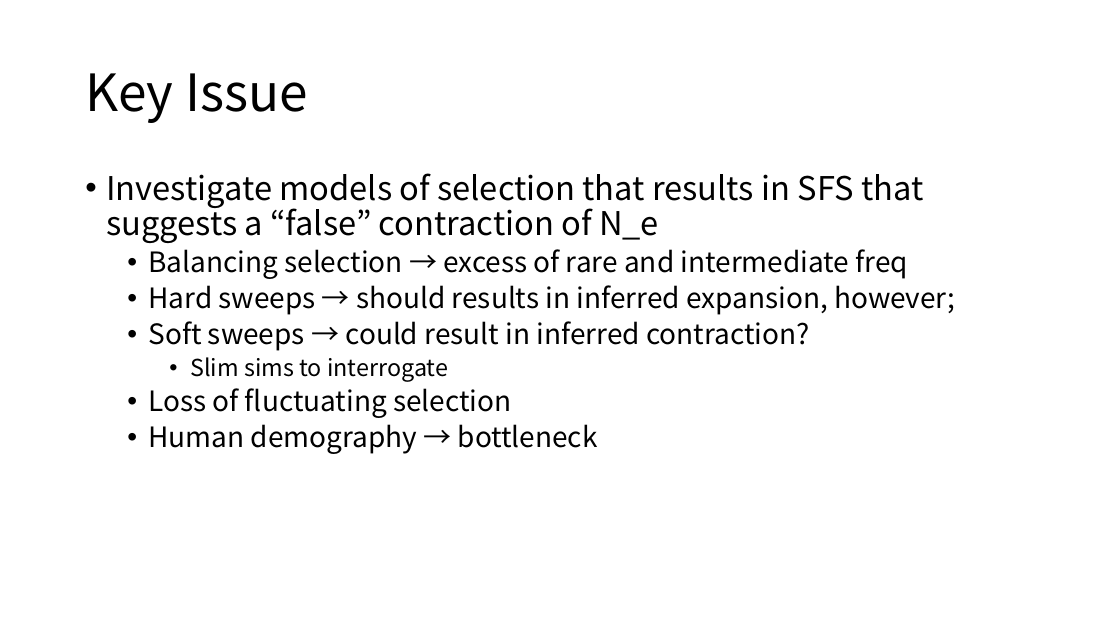
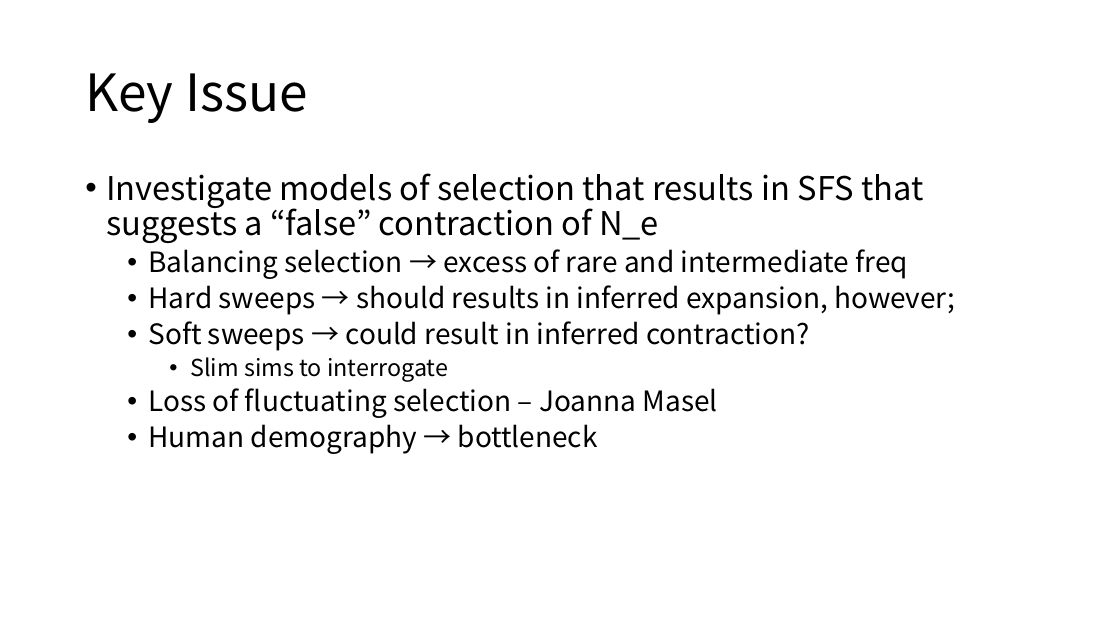
Before and after one commit to jon-mah/demo_for_ccgb, a slide deck: slide 3 of Summary/20220624_microbiome_demographic_slides.pptx. Drawn at 1120x630 pixels with LibreOffice and Linux fonts; fonts in the diff are those of the drawing. Boxes give left, top, right and bottom in pixels: in the first picture for what was removed or moved away, otherwise in the second. Text is boxed around its words. In the diff, an @@ line names an element or a change of style, - is before the commit and + after.

```diff
--- a/Summary/20220624_microbiome_demographic_slides.pptx
+++ b/Summary/20220624_microbiome_demographic_slides.pptx
@@ text at [148, 388, 718, 418]: text changed @@
-  • Loss of fluctuating selection
+  • Loss of fluctuating selection – Joanna Masel
```
Also in this commit, not shown: 2 other slides changed, 3 slides added, 7 other files.
